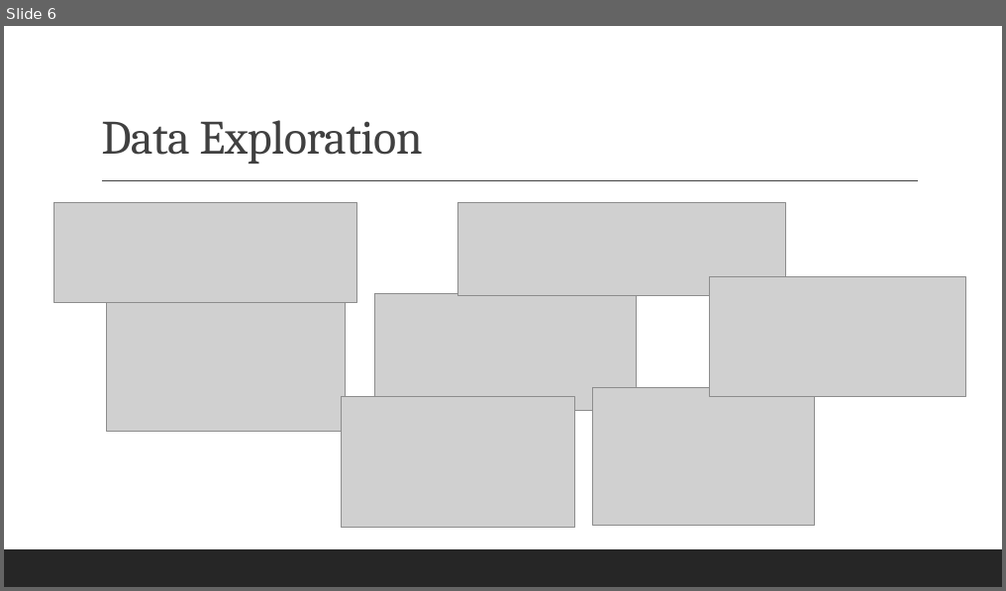
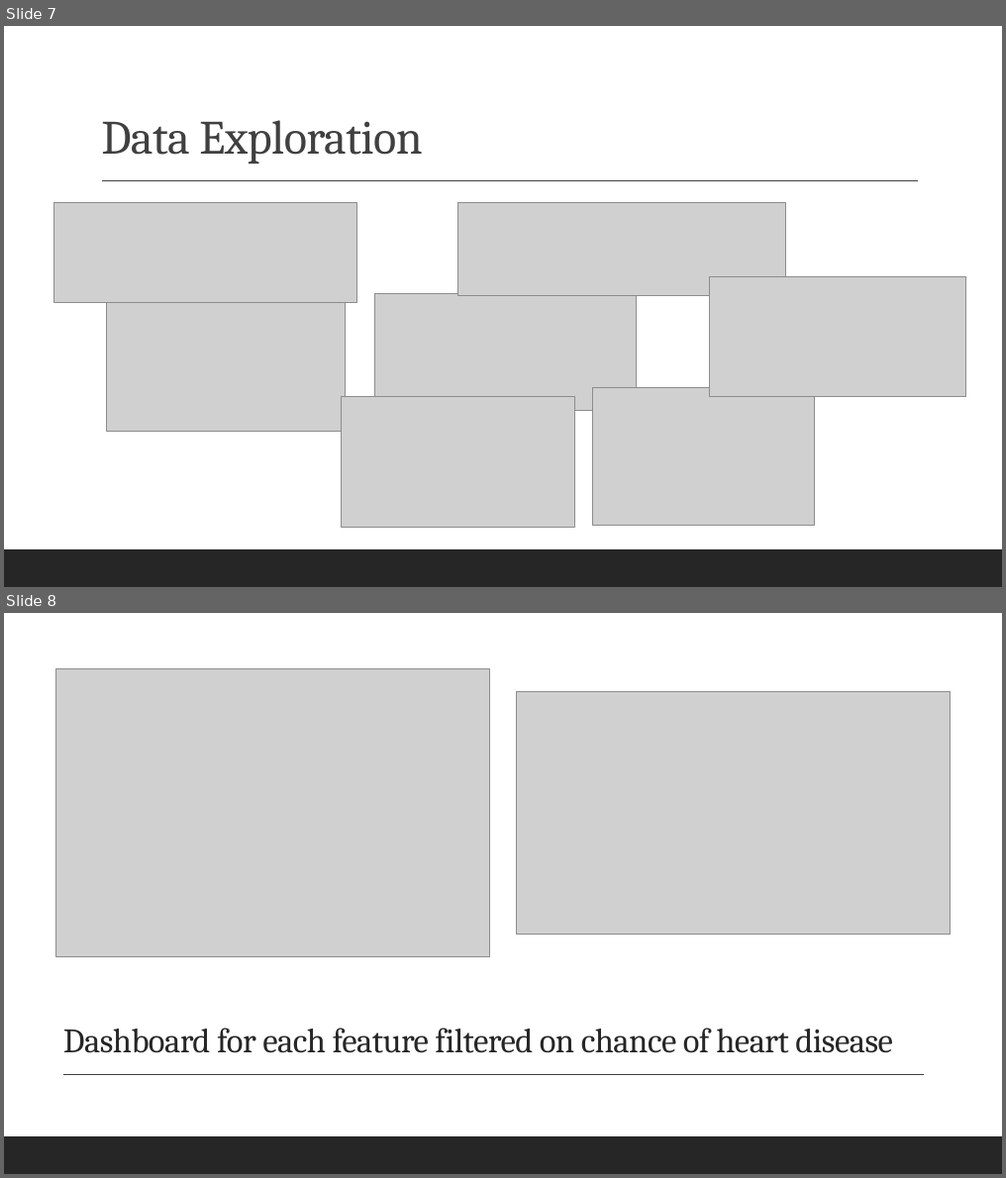
Before and after one commit to SandraBotica/ML_Project_4, a slide deck: Heart Disease Analysis and Predictions.pptx. Shown one above the other, each under a label of ours: slide 6 before the commit, slides 7 and 8 after it. The pictures are 1006x591 and 1006x1178 pixels, drawn with LibreOffice and Linux fonts; fonts in the diff are those of the drawing; grey boxes stand for pictures. Boxes give left, top, right and bottom in pixels: in the first picture for what was removed or moved away, otherwise in the second. Text is boxed around its words. In the diff, an @@ line names an element or a change of style, - is before the commit and + after.

```diff
--- a/Heart Disease Analysis and Predictions.pptx
+++ b/Heart Disease Analysis and Predictions.pptx
@@ slide 8 added at bbox=[4, 613, 1002, 1174], background #FFFFFF @@
@@ rectangle added at bbox=[4, 613, 1002, 1174], fill #FFFFFF @@
@@ picture added at bbox=[55, 668, 490, 957] @@
@@ picture added at bbox=[516, 691, 950, 935] @@
@@ title added at bbox=[63, 1028, 892, 1054], 33 pt, text #262626 @@
+Dashboard for each feature filtered on chance of heart disease
@@ line added from (63, 1075) to (924, 1075), #404040 1 pt @@
@@ rectangle added at bbox=[4, 1137, 1002, 1174], fill #262626 @@
@@ what was slide 6 is now slide 7 @@
```
Also in this commit, not shown: 3 slides changed, 5 other slides added, 2 slides removed, 4 other files.
